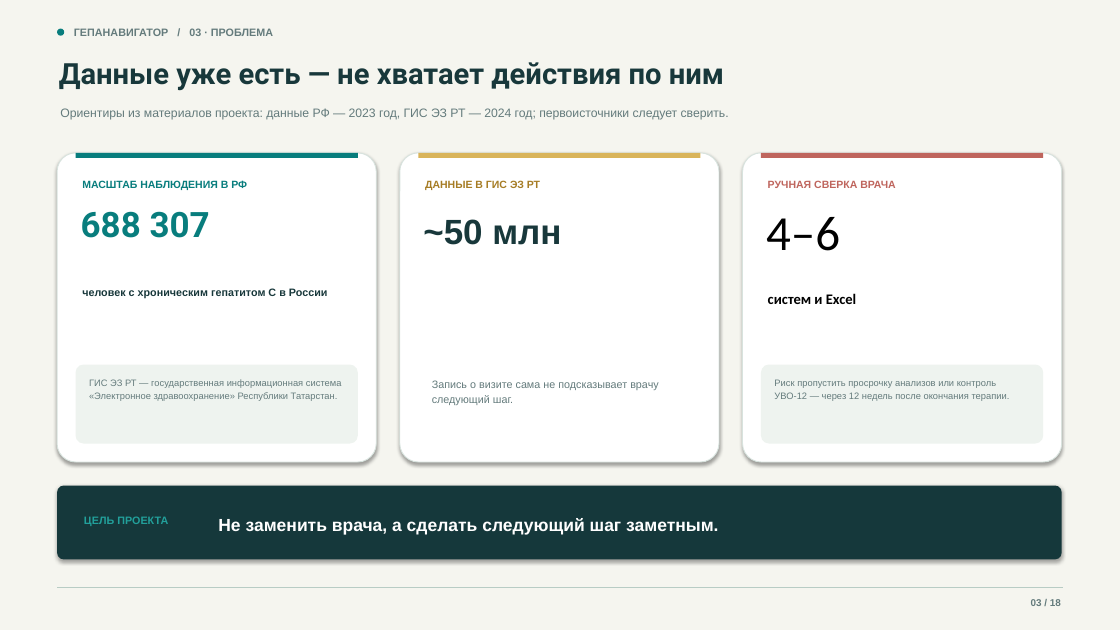
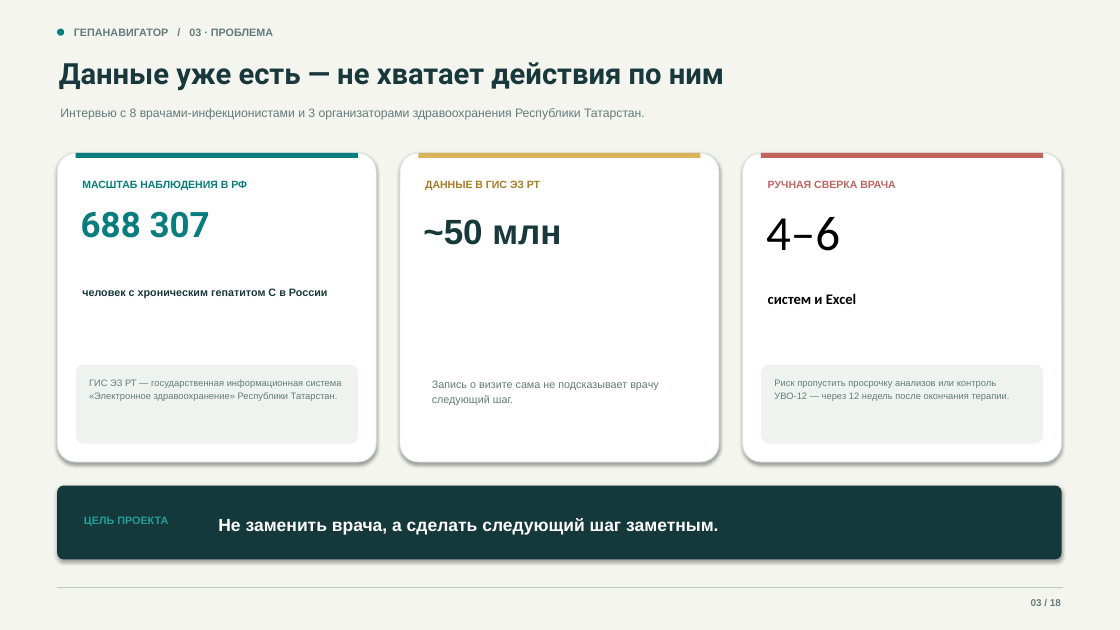
Before and after one commit to devenportg/GepaNavigator, a slide deck: slide 3 of deliverables/GepaNavigator_release.pptx. Drawn at 1120x630 pixels with LibreOffice and Linux fonts; fonts in the diff are those of the drawing. Boxes give left, top, right and bottom in pixels: in the first picture for what was removed or moved away, otherwise in the second. Text is boxed around its words. In the diff, an @@ line names an element or a change of style, - is before the commit and + after.

```diff
--- a/deliverables/GepaNavigator_release.pptx
+++ b/deliverables/GepaNavigator_release.pptx
@@ text at box(60, 108, 645, 120): text changed @@
-Ориентиры из материалов проекта: данные РФ — 2023 год, ГИС ЭЗ РТ — 2024 год; первоисточники следует сверить.
+Интервью с 8 врачами-инфекционистами и 3 организаторами здравоохранения Республики Татарстан.
```
Also in this commit, not shown: 10 other slides changed, 9 other files.
